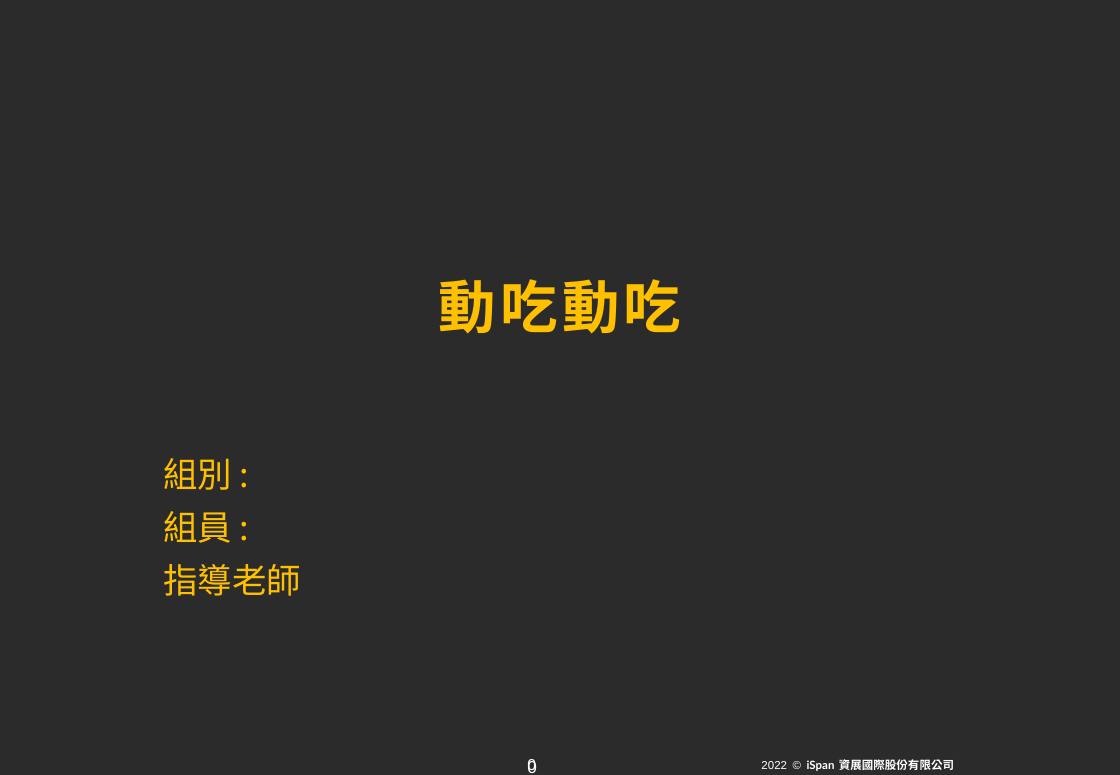
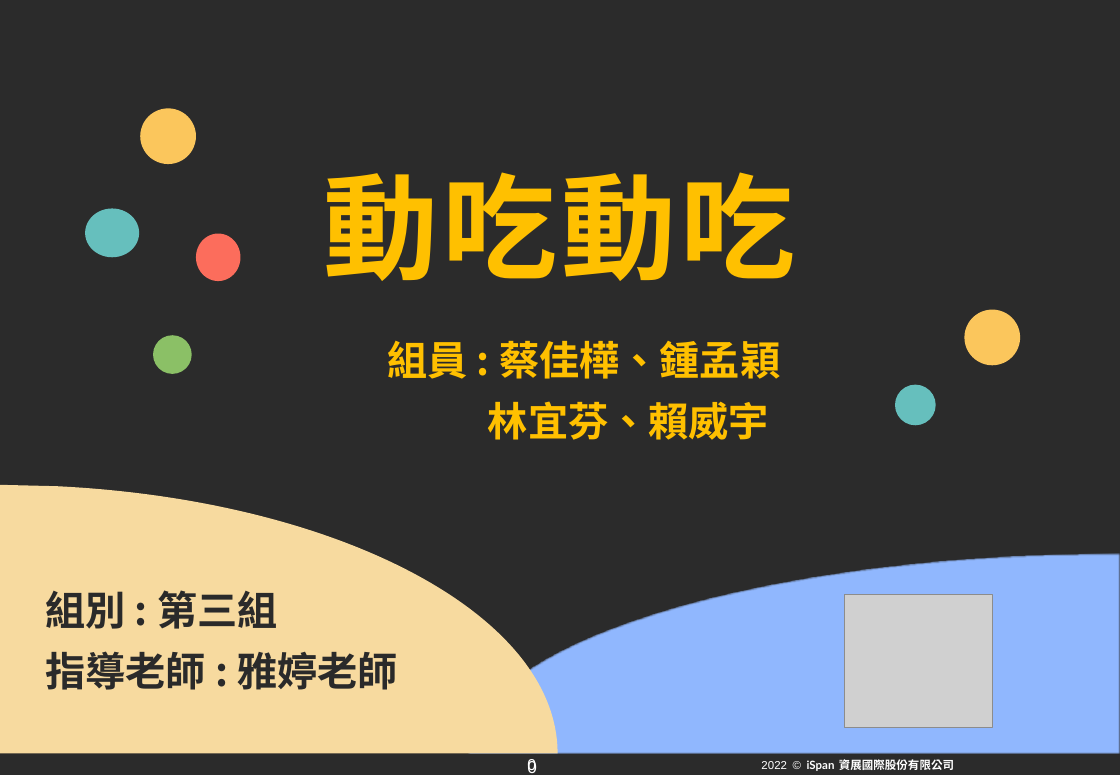
Before and after one commit to becauseyu/start_fitness, a slide deck: slide 1 of 期末報告企畫書與ppt/第三組動吃動吃.pptx. Drawn at 1120x775 pixels with LibreOffice and Linux fonts; fonts in the diff are those of the drawing; grey boxes stand for pictures; background and template pictures are left out; a plain dark background stands for a picture behind light text. Boxes give left, top, right and bottom in pixels: in the first picture for what was removed or moved away, otherwise in the second. Text is boxed around its words. In the diff, an @@ line names an element or a change of style, - is before the commit and + after.

```diff
--- a/期末報告企畫書與ppt/第三組動吃動吃.pptx
+++ b/期末報告企畫書與ppt/第三組動吃動吃.pptx
@@ ellipse added at <box>141,109,196,164</box>, fill #FBC65C @@
@@ title "動吃動吃": place and size @@
-title "動吃動吃" at <box>439,279,681,334</box>
+title "動吃動吃" at <box>324,172,796,281</box>
@@ title "動吃動吃" at <box>324,172,796,281</box>: size 40 to 80 pt @@
@@ ellipse added at <box>85,209,139,258</box>, fill #66BFBD @@
@@ ellipse added at <box>196,234,241,281</box>, fill #FC6D5C @@
@@ ellipse added at <box>965,310,1021,366</box>, fill #FBC65C @@
@@ ellipse added at <box>153,335,191,373</box>, fill #8BC066 @@
@@ text added at <box>388,341,780,440</box>, 28 pt, text #FFC000, bold @@
+組員 : 蔡佳樺、鍾孟穎
+林宜芬、賴威宇
@@ ellipse added at <box>896,385,936,425</box>, fill #66BFBD @@
@@ freeform shape added at <box>0,485,557,754</box>, fill #F7DA9F @@
@@ freeform shape added at <box>468,554,1120,754</box>, fill #90B7FE @@
@@ text at <box>45,590,398,690</box>: text changed; size 24 to 28 pt; text colour #FFC000 to #2A2A2A; bold on @@
-組別 :
-組員 :
-指導老師
+組別 : 第三組
+指導老師 : 雅婷老師
@@ picture added at <box>845,595,993,727</box> @@
```
Also in this commit, not shown: 3 other slides changed, 1 slide added, 5 other files.
